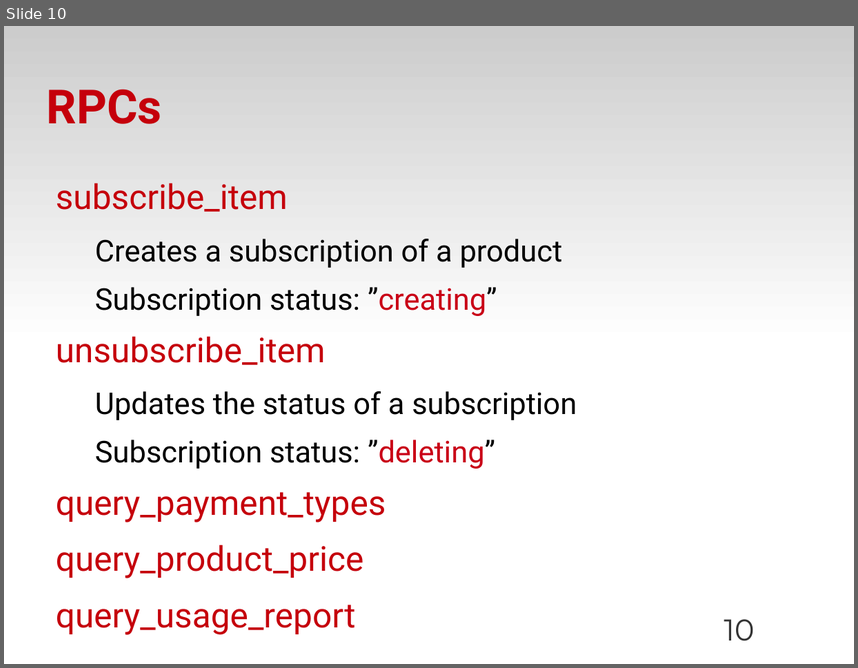
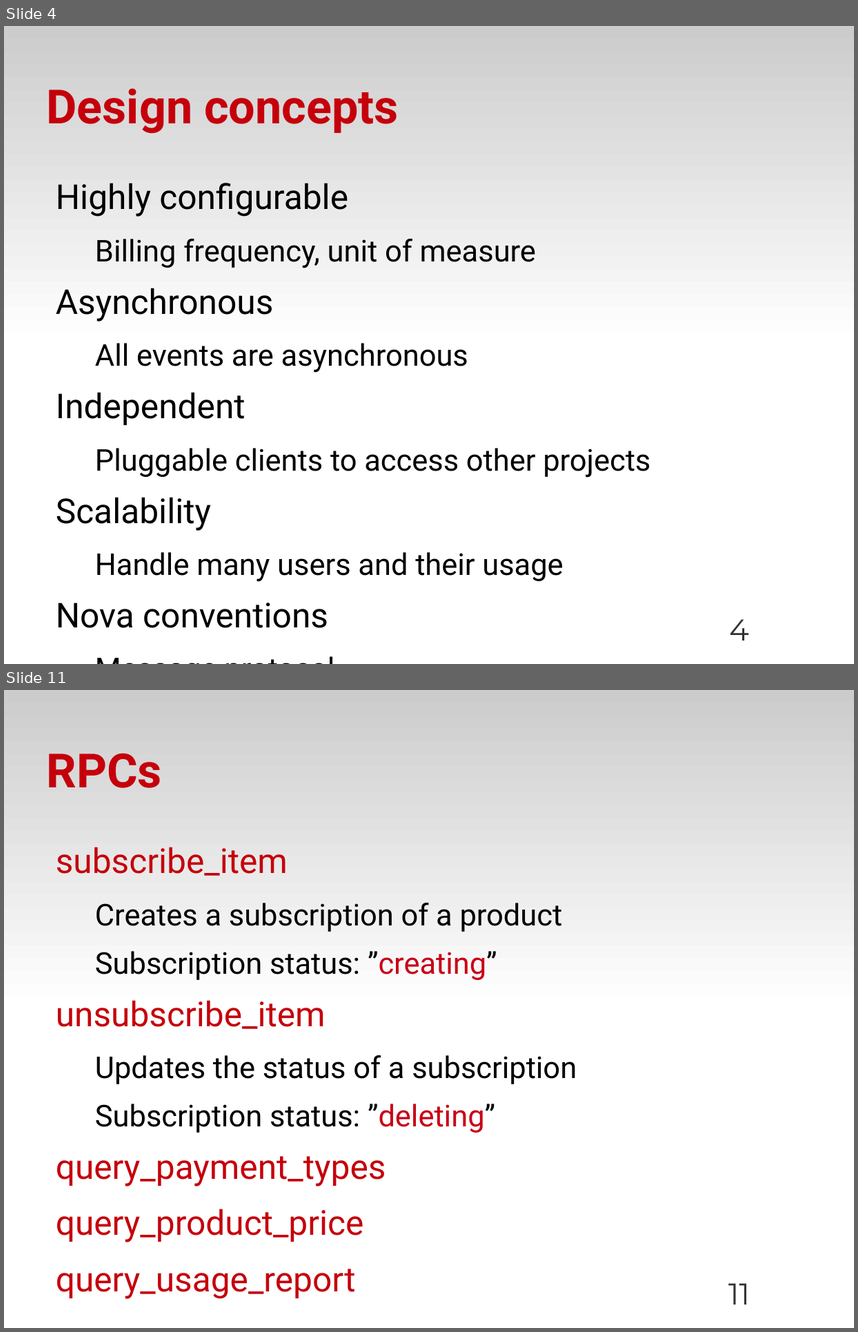
Before and after one commit to zyluo/talk-OSDS-2012, a slide deck: OSDS-2012-SF-dough-LZY.odp. Shown one above the other, each under a label of ours: slide 10 before the commit, slides 4 and 11 after it; the slides between them are not shown. The pictures are 858x668 and 858x1332 pixels, drawn with LibreOffice and Linux fonts; fonts in the diff are those of the drawing; background and template pictures are left out. Boxes give left, top, right and bottom in pixels: in the first picture for what was removed or moved away, otherwise in the second. Text is boxed around its words. In the diff, an @@ line names an element or a change of style, - is before the commit and + after.

Commit message:
Add design concepts, fix typos

```diff
--- a/OSDS-2012-SF-dough-LZY.odp
+++ b/OSDS-2012-SF-dough-LZY.odp
@@ slide 4 added at (x1=4, y1=26, x2=854, y2=664), background #FFFFFF; not listed: 1 template element that a slide beside it also shows @@
@@ title added at (x1=47, y1=88, x2=398, y2=133), 44 pt, text #C5000B, bold @@
+Design concepts
@@ text added at (x1=56, y1=183, x2=651, y2=628), 28 pt, text #000000 @@
+Highly configurable
+  Billing frequency, unit of measure
+Asynchronous
+  All events are asynchronous
+Independent
+  Pluggable clients to access other projects
+Scalability
+  Handle many users and their usage
+Nova conventions
+  Message protocol
@@ page number added at (x1=729, y1=619, x2=749, y2=640), 28 pt, text #333333 @@
+4
@@ what was slide 10 is now slide 11 @@
@@ page number at (x1=728, y1=1283, x2=750, y2=1304): text changed @@
-10
+11
```
Also in this commit, not shown: 10 slides changed.
